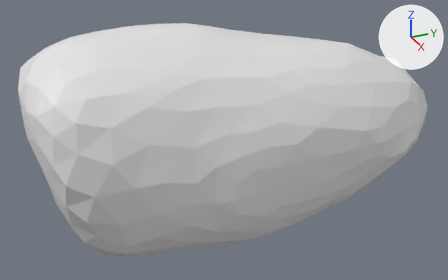
One commit to the Blender file external-resources/blender/viewmodelclippedretop.blend: the scene before it, then after it.
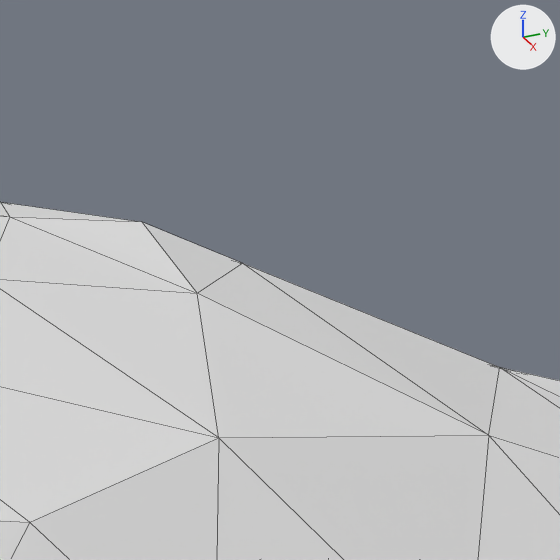
There are two pictures of each version: one whole from a camera (50 mm lens) standing at (1.568, -0.458, 0.79) and looking at (-0.04, 0.266, -0.014), one close up on the part from 75% to 86% of the width and 9% to 26% of the height. Lighting does not change. The marker at upper right points along +X, +Y and +Z. The close-ups show mesh edges as thin lines.

Script lines for the objects in view, before the commit:
```python
me_sphere = bpy.data.meshes.new('Sphere')
me_sphere.from_pydata(...)  # 444 vertices, 884 faces; spans x -0.345..0.282, y -0.322..0.996, z -0.3..0.365
ob_sphere = bpy.data.objects.new('Sphere', me_sphere)
ob_sphere.location = (0.0, 0.0, 0.0)
```
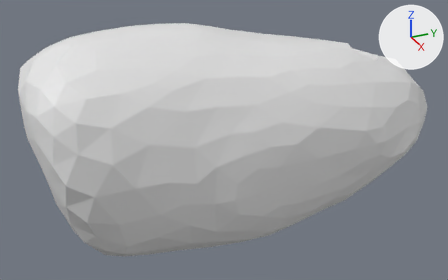
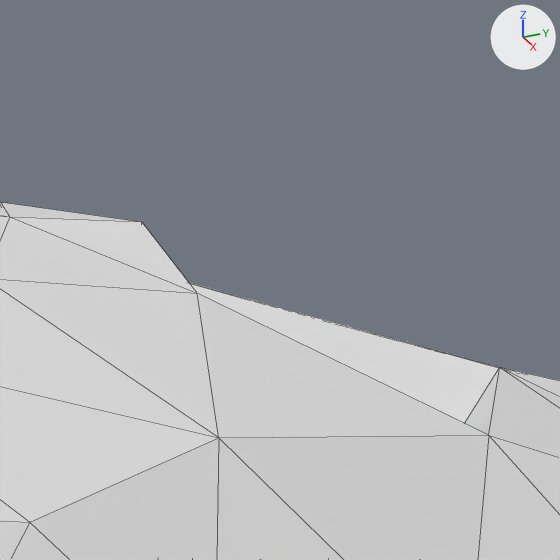
Boxes [x1, y1, x2, y2] around the edits, measured in the close-ups (560 x 560 px; the box of a moved part takes in the faces that stretch with it):
part 1 of me_sphere, moved or reshaped: [131, 220, 500, 435] in both

The change, as a diff of the scene's bpy script:
```diff
--- a/external-resources/blender/viewmodelclippedretop.blend.py
+++ b/external-resources/blender/viewmodelclippedretop.blend.py
@@ me_sphere @@
 me_sphere.from_pydata(...)  # 444 vertices, 884 faces; spans x -0.345..0.282, y -0.322..0.996, z -0.3..0.365
 # used by ob_sphere; location = (0.0, 0.0, 0.0)
-me_sphere.vertices[374].co = (0.045, 0.673, 0.259)  # pixel (242, 263)
+# me_sphere part 1
+me_sphere.vertices[374].co = (0.045, 0.673, 0.092)
```
